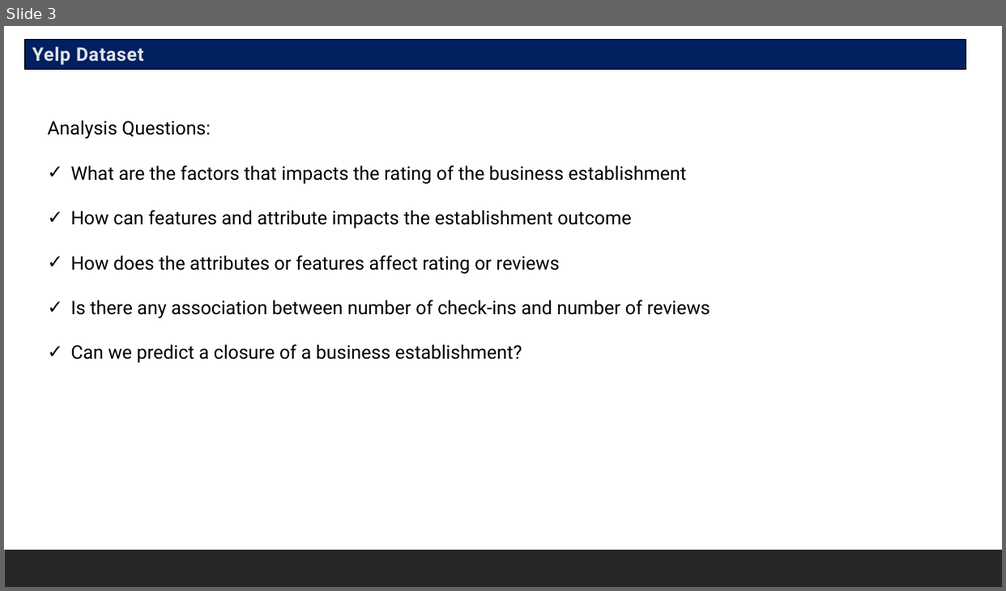
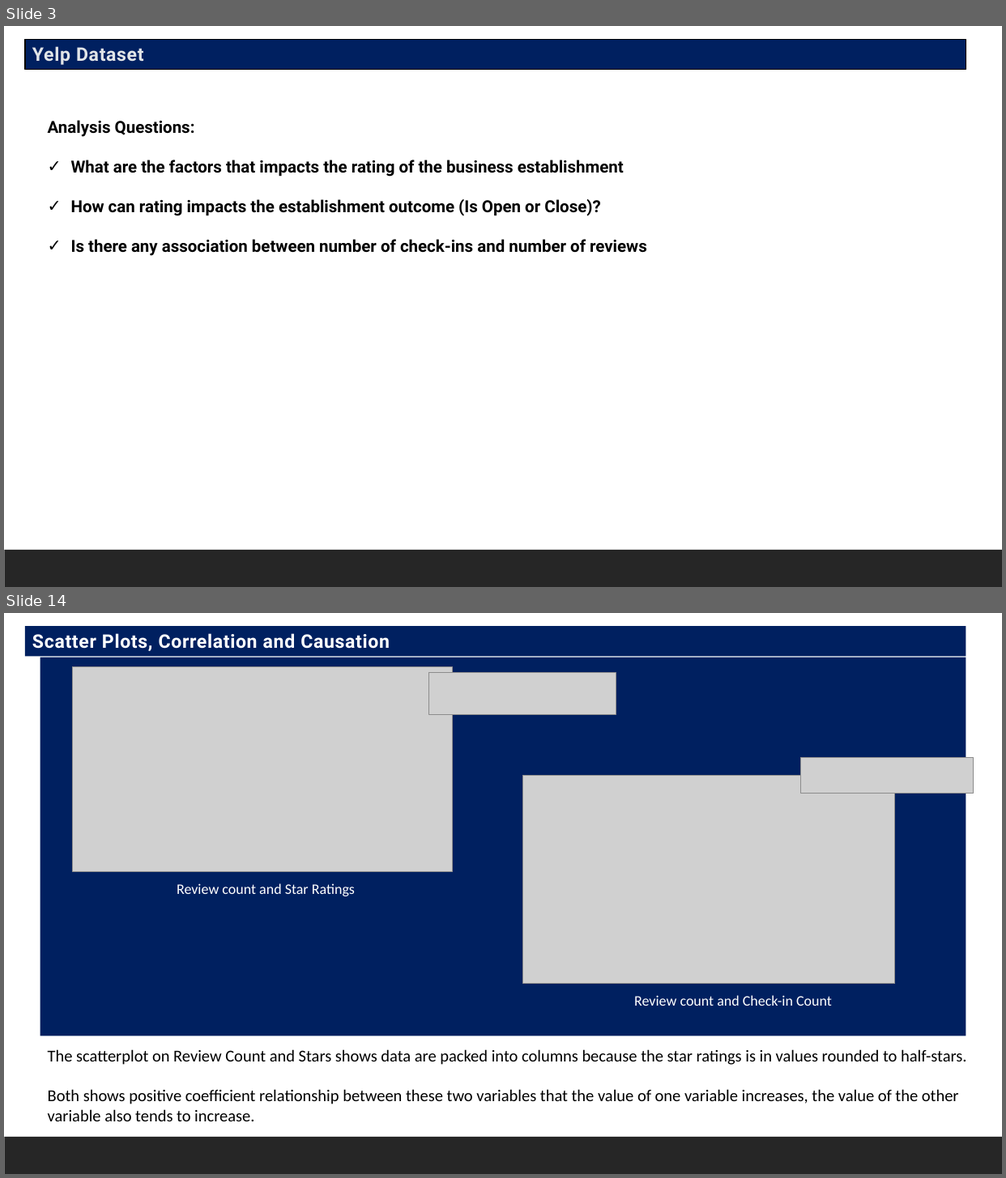
Before and after one commit to Tutay0913JP/DSC530, a slide deck: ParJanineDSC530-T303Week12_YelpDataset.pptx. Shown one above the other, each under a label of ours: slide 3 before the commit, slides 3 and 14 after it; the slides between them are not shown. The pictures are 1006x591 and 1006x1178 pixels, drawn with LibreOffice and Linux fonts; fonts in the diff are those of the drawing; grey boxes stand for pictures. Boxes give left, top, right and bottom in pixels: in the first picture for what was removed or moved away, otherwise in the second. Text is boxed around its words. In the diff, an @@ line names an element or a change of style, - is before the commit and + after.

```diff
--- a/ParJanineDSC530-T303Week12_YelpDataset.pptx
+++ b/ParJanineDSC530-T303Week12_YelpDataset.pptx
@@ slide 14 added at (x1=4, y1=613, x2=1002, y2=1174), background #FFFFFF; not listed: 1 template element that a slide beside it also shows @@
@@ rectangle added at (x1=25, y1=627, x2=966, y2=657), fill #002060, 18 pt, text #FFFFFF, bold @@
+Scatter Plots, Correlation and Causation
@@ rectangle added at (x1=40, y1=658, x2=966, y2=1036), fill #002060 @@
@@ picture added at (x1=73, y1=667, x2=453, y2=872) @@
@@ picture added at (x1=429, y1=673, x2=616, y2=715) @@
@@ picture added at (x1=800, y1=757, x2=974, y2=794) @@
@@ picture added at (x1=522, y1=776, x2=895, y2=984) @@
@@ text added at (x1=177, y1=884, x2=355, y2=897), 14 pt, text #FFFFFF @@
+Review count and Star Ratings
@@ text added at (x1=634, y1=995, x2=832, y2=1006), 14 pt, text #FFFFFF @@
+Review count and Check-in Count
@@ text added at (x1=48, y1=1050, x2=966, y2=1122), 16 pt, text #000000 @@
+The scatterplot on Review Count and Stars shows data are packed into columns because the star ratings is in values rounded to half-stars.
+Both shows positive coefficient relationship between these two variables that the value of one variable increases, the value of the other variable also tends to increase.
@@ slide 3 changed as well @@
@@ text at (x1=48, y1=120, x2=647, y2=256): size 18 to 16 pt, bold on in "Analysis Questions:", "What are the factors that impacts the ...", "Is there any association between number of ..." @@
@@ text at (x1=71, y1=199, x2=600, y2=216): text changed; size 18 to 16 pt; bold on @@
-✓ How can features and attribute impacts the establishment outcome
-✓ How does the attributes or features affect rating or reviews
+✓ How can rating impacts the establishment outcome (Is Open or Close)?
@@ text at (x1=71, y1=344, x2=522, y2=363): paragraph removed @@
-✓ Can we predict a closure of a business establishment?
```
Also in this commit, not shown: 2 other slides changed, 12 other slides added, 9 slides removed.
